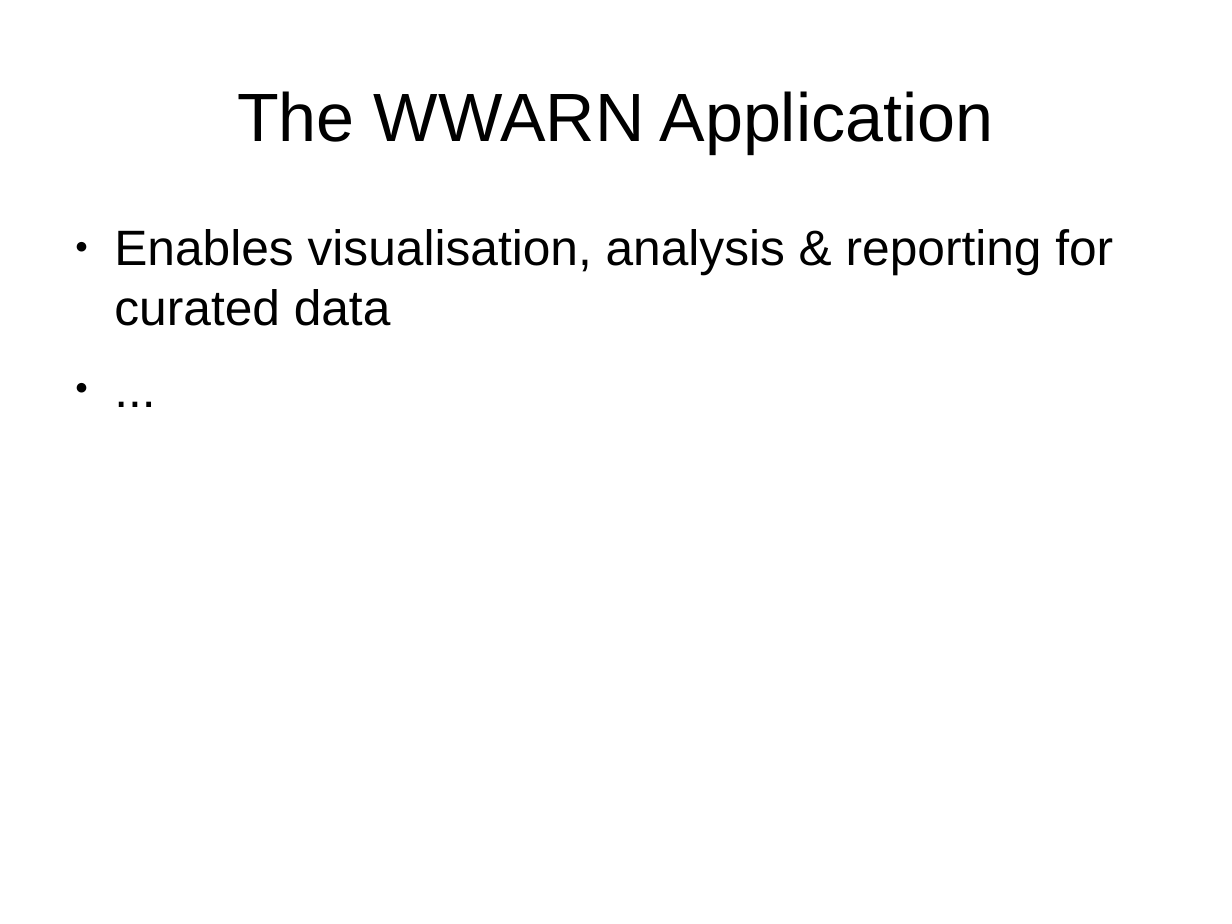
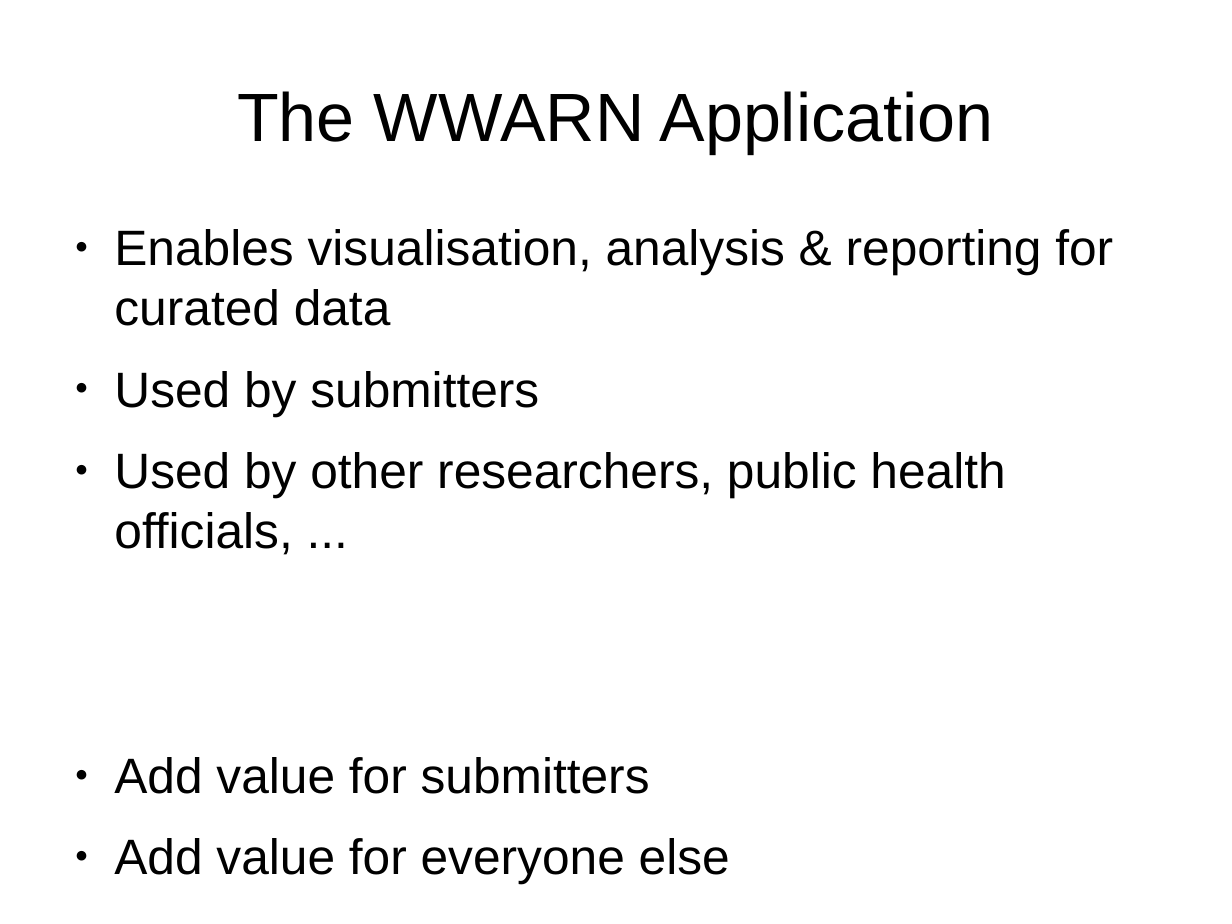
Before and after one commit to timp/dsn-chassis, a slide deck: slide 6 of wwarn/docs/content/presentations/20090911-wwarn-informatics-overview.odp (slide 5 before the commit). Drawn at 1232x924 pixels with LibreOffice and Linux fonts; fonts in the diff are those of the drawing. Boxes give left, top, right and bottom in pixels: in the first picture for what was removed or moved away, otherwise in the second. Text is boxed around its words. In the diff, an @@ line names an element or a change of style, - is before the commit and + after.

```diff
--- a/wwarn/docs/content/presentations/20090911-wwarn-informatics-overview.odp
+++ b/wwarn/docs/content/presentations/20090911-wwarn-informatics-overview.odp
@@ text at (114,371,1005,884): text changed @@
-● ...
+● Used by submitters
+● Used by other researchers, public health officials, ...
+● Add value for submitters
+● Add value for everyone else
```
Also in this commit, not shown: 5 other slides changed, 1 slide added, 3 slides removed, 1 other file.
